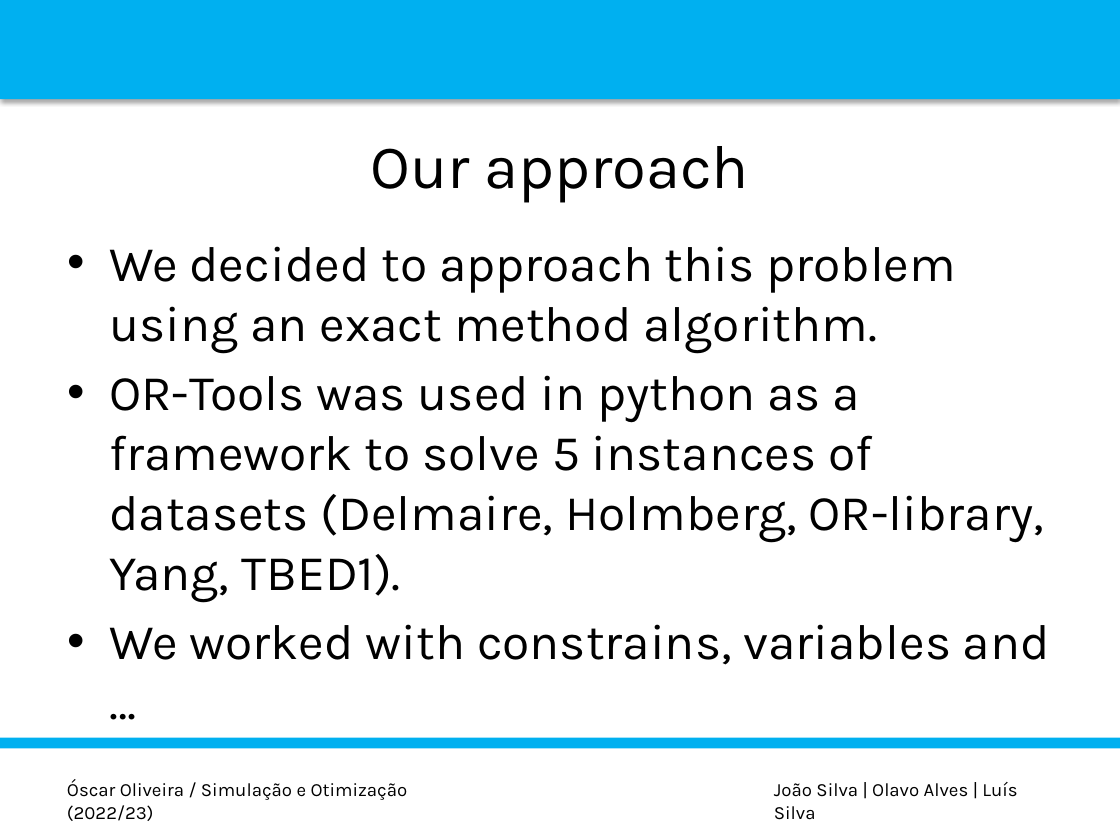
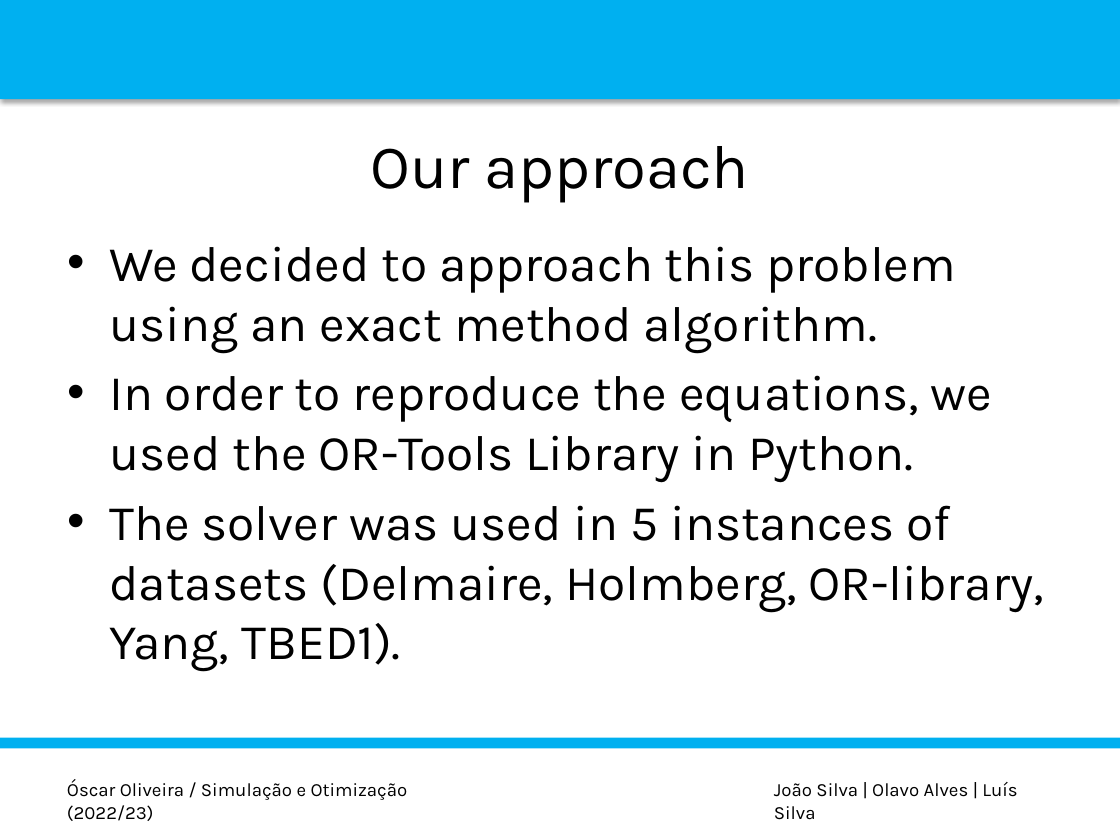
Before and after one commit to luispedro30/SO_trabalho, a slide deck: slide 5 of P_POINT_SO.pptx. Drawn at 1120x840 pixels with LibreOffice and Linux fonts; fonts in the diff are those of the drawing; background and template pictures are left out. Boxes give left, top, right and bottom in pixels: in the first picture for what was removed or moved away, otherwise in the second. Text is boxed around its words. In the diff, an @@ line names an element or a change of style, - is before the commit and + after.

```diff
--- a/P_POINT_SO.pptx
+++ b/P_POINT_SO.pptx
@@ text at box(109, 375, 1044, 671): text changed @@
-• OR-Tools was used in python as a framework to solve 5 instances of datasets (Delmaire, Holmberg, OR-library, Yang, TBED1).
-• We worked with constrains, variables and …
+• In order to reproduce the equations, we used the OR-Tools Library in Python.
+• The solver was used in 5 instances of datasets (Delmaire, Holmberg, OR-library, Yang, TBED1).
```
Also in this commit, not shown: 4 other slides changed.
